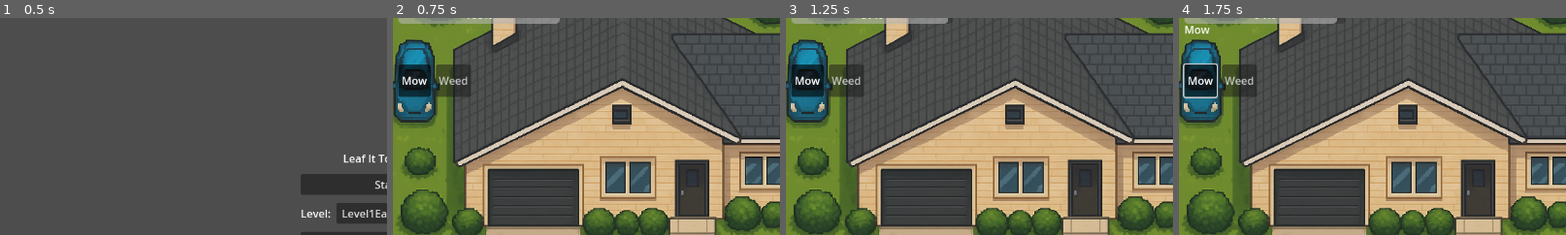
Above: before the commit, frames 1-4 (left to right).
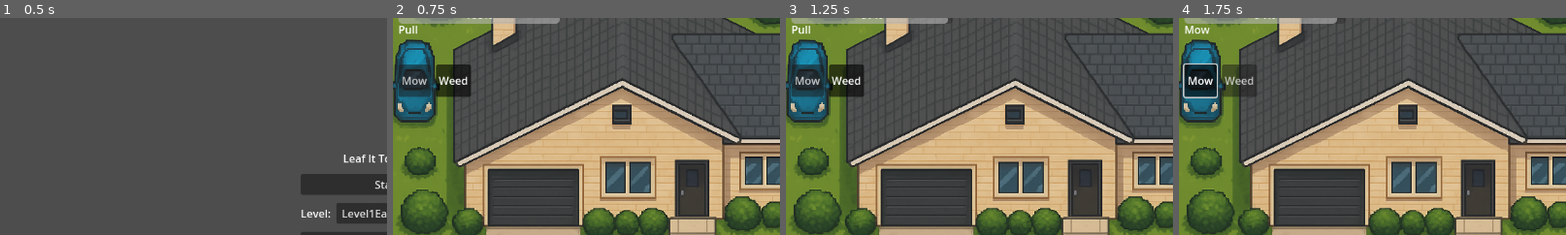
Above: after the commit, the same moments.

Repository: mcelroyian/lawndemonium
Game: Godot game, scene res://scenes/StartScreen.tscn
Two runs of this game, one before a commit and one after it. Both use one fixed random seed, a clock stepped at 60 frames per second and the inputs below.
Inputs:
- Up to frame 1 (0.5 s): no input
- Up to frame 2 (0.75 s): click "Start" at 0.5 s
- Up to frame 3 (1.25 s): no input
- Up to frame 4 (1.75 s): click "Mow" at 1.25 s
The pictures show only the part of the screen within x 0-50%, y 8-58%; the shares and areas given below are measured in that part.

Frame 1 is identical in both runs. In frame 2, 0.9% of the frame differs, in the area x 1-20%, y 3-37%; in frame 3, 0.9%; in frame 4, nothing differs.

Commit message:
Update level configurations and player actions: add start_tool property and adjust default actions

Diff:
--- a/levels/Level1Easy.tres
+++ b/levels/Level1Easy.tres
@@ -12,8 +12,11 @@
 weed_respawn_cooldown_sec = 6.0
 grass_tick_interval_sec = 9999.0
 p_mown_to_grown = 0.05
+weed_requires_adjacency = true
+weed_seed_when_empty = true
 start_all_bad = false
 start_all_mown = true
 start_weed_count = 10
 start_bad_count = -1
 start_mown_count = -1
+start_tool = "pull"
--- a/levels/Level2Medium.tres
+++ b/levels/Level2Medium.tres
@@ -19,3 +19,4 @@
 start_weed_count = 10
 start_bad_count = -1
 start_mown_count = -1
+start_tool = "pull"
--- a/levels/Level3AllBadNoWeeds.tres
+++ b/levels/Level3AllBadNoWeeds.tres
@@ -27,3 +27,4 @@
 start_weed_count = 0
 start_bad_count = 64
 start_mown_count = 0
+start_tool = "mow"
--- a/scenes/Main.tscn
+++ b/scenes/Main.tscn
@@ -4324,7 +4324,7 @@
 z_index = 20
 sprite_frames = SubResource("SpriteFrames_q8u5g")
 animation = &"spellcast_south"
-frame_progress = 0.403229
+frame_progress = 0.036675
 script = ExtResource("5_nxtc6")
 spritesheets_path = "res://assets"
 animation_data = SubResource("Resource_lhr70")
--- a/scripts/Board.gd
+++ b/scripts/Board.gd
@@ -396,8 +396,21 @@
 	var perfect := is_perfect()
 	if perfect and not _was_perfect:
 		_was_perfect = true
-		if _level_manager and _level_manager.has_method("advance_level"):
-			_level_manager.call("advance_level")
+		# Instead of jumping levels immediately, signal the main flow to end the level now
+		# by fast-forwarding the timer to 0. Main.gd handles NPC/overlay consistently.
+		var main := get_tree().get_first_node_in_group("MainRoot")
+		if main == null:
+			var current := get_tree().current_scene
+			if current:
+				main = current.get_node_or_null("Main")
+			if main == null:
+				main = get_node_or_null("/root/Main")
+		if main and main.has_method("force_end_now"):
+			main.call("force_end_now")
+		else:
+			# Fallback: advance level directly if no handler is present
+			if _level_manager and _level_manager.has_method("advance_level"):
+				_level_manager.call("advance_level")
 	elif not perfect:
 		_was_perfect = false
 
--- a/scripts/LevelConfig.gd
+++ b/scripts/LevelConfig.gd
@@ -37,3 +37,6 @@
 @export var start_bad_count: int = -1
 # If >= 0, sets an exact number of MOWN tiles at start
 @export var start_mown_count: int = -1
+
+# Starting tool/action for the player UI: "mow" or "pull"
+@export_enum("mow", "pull") var start_tool: String = "mow"
--- a/scripts/Main.gd
+++ b/scripts/Main.gd
@@ -38,6 +38,9 @@
 
 func _ready() -> void:
 	_ensure_input_map()
+	# Ensure this node can be discovered by Board for perfect-level handling
+	if not is_in_group("MainRoot"):
+		add_to_group("MainRoot", true)
 	# Create a fullscreen background layer behind gameplay/UI if texture exists
 	_ensure_background()
 	# Ensure this node still processes input while tree is paused (Godot 4)
@@ -105,8 +108,11 @@
 	if ui.has_method("set_debug_visible"):
 		ui.set_debug_visible(debug_enabled)
 	# Ensure action UI starts in Mow
-	if ui.has_method("set_active_action"):
-		ui.set_active_action("mow")
+	var lm := get_node_or_null("/root/LevelMgr")
+	var cfg: LevelConfig = null
+	if lm and lm.has_method("get_config"):
+		cfg = lm.call("get_config")
+	_apply_start_tool_deferred(cfg)
 
 	# Spawn/reset NPC walker and sync to current time
 	_spawn_or_reset_npc()
@@ -189,17 +195,62 @@
 
 func _on_level_changed(_index: int, _cfg: LevelConfig) -> void:
 	# When a new level loads, give the player a fresh timer.
+	_set_paused(false)
 	game_over = false
 	time_remaining = total_time
 	_update_time_ui()
+	# Restart the ticking timer like in reset_game
+	if turn_timer:
+		turn_timer.stop()
+		turn_timer.wait_time = 0.25
+		turn_timer.one_shot = false
+		turn_timer.start()
+	# Ensure board auto-ticking resumes
 	if board and board.has_method("set_auto_tick_enabled"):
 		board.call("set_auto_tick_enabled", true)
+	# Reinitialize board state from the new level's config
+	if board and board.has_method("randomize_start"):
+		board.randomize_start()
+	# Hide any game-over overlay
 	if ui.has_method("show_game_over"):
 		ui.show_game_over(false, false)
-
-	# Ensure NPC is reset at new level
+	# Ensure NPC is reset at new level and synced to time
 	_spawn_or_reset_npc()
 	_update_npc_from_time()
+	# Refresh score UI after board reinit
+	_update_score_ui()
+	# Set starting tool per level config
+	_apply_start_tool_deferred(_cfg)
+
+func _apply_start_tool_deferred(cfg: LevelConfig) -> void:
+	# Apply start tool after current frame to avoid any late UI resets
+	call_deferred("_apply_start_tool_now", cfg)
+
+func _apply_start_tool_now(cfg: LevelConfig) -> void:
+	# Fetch config lazily if not provided or not ready yet
+	if cfg == null:
+		var lm2 := get_node_or_null("/root/LevelMgr")
+		if lm2 and lm2.has_method("get_config"):
+			cfg = lm2.call("get_config")
+	var start_tool := "mow"
+	if cfg and cfg.has_method("get"):
+		var v = cfg.get("start_tool")
+		if typeof(v) == TYPE_STRING and (v == "mow" or v == "pull"):
+			start_tool = v
+	if ui and ui.has_method("set_active_action"):
+		ui.set_active_action(start_tool)
+	if player and player.has_method("set_action"):
+		player.call("set_action", start_tool)
+	if ui and ui.has_method("set_turn_text"):
+		ui.set_turn_text(start_tool.capitalize())
+	# Extra safety: re-apply once more next frame in case other init overrides it
+	call_deferred("_apply_start_tool_final", start_tool)
+
+func _apply_start_tool_final(start_tool: String) -> void:
+	if ui and ui.has_method("set_active_action"):
+		ui.set_active_action(start_tool)
+	if player and player.has_method("set_action"):
+		player.call("set_action", start_tool)
 
 func _on_turn_timer_timeout() -> void:
 	if game_over:
@@ -212,6 +263,15 @@
 	_tick_time(amount)
 	_check_game_over()
 	_update_npc_from_time()
+
+func force_end_now() -> void:
+	# Public hook used by Board when a level becomes perfect.
+	# Fast-forward the timer to 0 so the standard inspector/game-over flow runs.
+	if game_over:
+		return
+	time_remaining = 0.0
+	_update_time_ui()
+	_check_game_over()
 
 func _input(event: InputEvent) -> void:
 	if event is InputEventKey and event.pressed and not event.echo:
--- a/scripts/Player.gd
+++ b/scripts/Player.gd
@@ -7,7 +7,7 @@
 @export var tile: int = 32
 
 var cursor: Vector2i = Vector2i(0, 0)
-var current_action: String = "mow"
+var current_action: String = "pull"
 var facing_dir: String = "south"
 var _sprite_rest_offset: Vector2 = Vector2.ZERO
 
--- a/scripts/UI.gd
+++ b/scripts/UI.gd
@@ -40,8 +40,7 @@
         pause_overlay.visible = false
     if game_over_overlay:
         game_over_overlay.visible = false
-    # Default selection
-    set_active_action("mow")
+    # Default selection comes from Main via start_tool; do not force here
 
 func set_score(v: int) -> void:
     score_label.text = "Score: %d" % v
